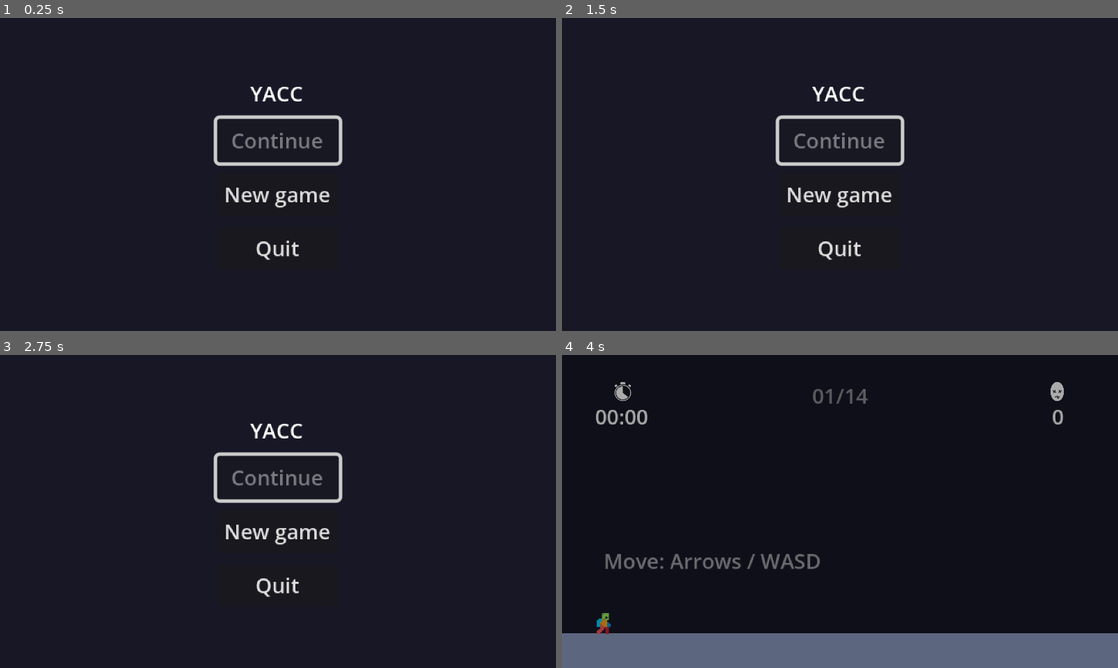
Above: before the commit, frames 1-4 (two rows, left to right).
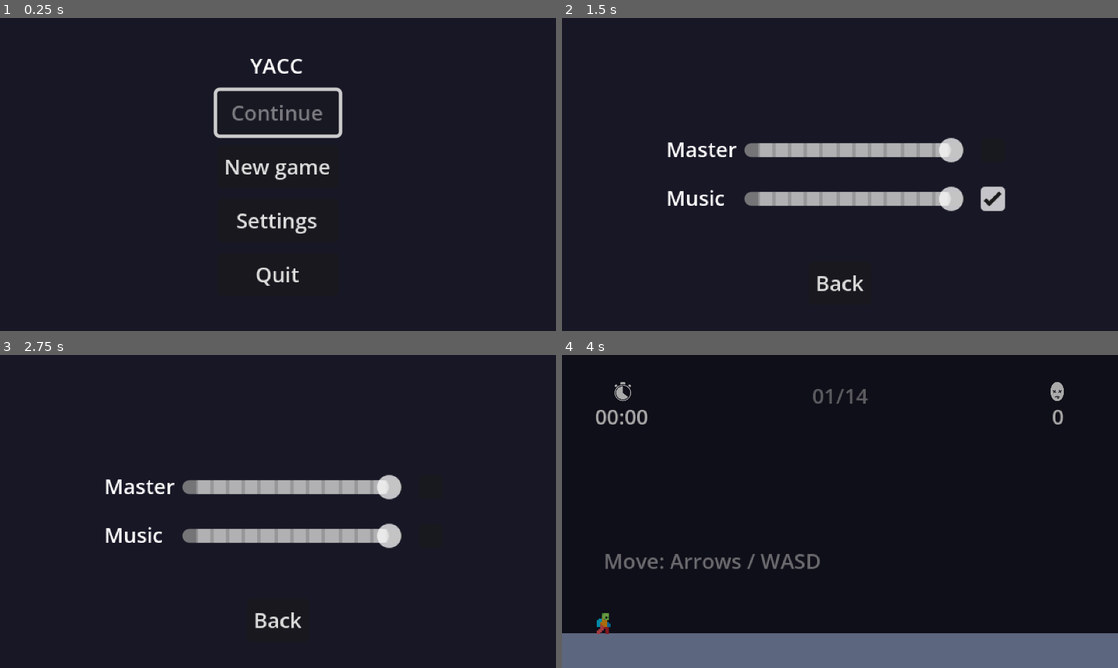
Above: after the commit, the same moments.

Repository: marquesch/yacc
Game: Godot game, scene res://main/main.tscn
The game is run twice, just before and just after one commit, with the same random seed, the same clock (stepped at 60 frames per second) and the same inputs.
Inputs (mouse positions are in pixels of both pictures, inside the frame that each line leads up to):
- Up to frame 1 (0.25 s): no input
- Up to frame 2 (1.5 s): click (840, 221) at 0.5 s, where only the run after the commit has a clickable "Settings"; click (995, 149) at 1.27 s
- Up to frame 3 (2.75 s): click (433, 536) at 2.02 s
- Up to frame 4 (4 s): click (840, 621) at 2.75 s, where only the run after the commit has a clickable "Back"; click "New game" at 3.5 s

The runs differ from the first frame. In frame 1, 3.7% of the frame differs, in the area x 38-62%, y 13-86%; in frame 2, 6.0%, in the area x 19-80%, y 22-88%; in frame 3, 5.7%; in frame 4, nothing differs.

Commit message:
feat(menu): adding settings menu

Diff:
--- a/autoloads/music_player.tscn
+++ b/autoloads/music_player.tscn
@@ -17,3 +17,4 @@
 process_mode = 3
 stream = SubResource("AudioStreamPlaylist_uo5s5")
 autoplay = true
+bus = &"Music"
--- /dev/null
+++ b/default_bus_layout.tres
@@ -0,0 +1,9 @@
+[gd_resource type="AudioBusLayout" format=3 uid="uid://ca20tm1sfgx40"]
+
+[resource]
+bus/1/name = &"Music"
+bus/1/solo = false
+bus/1/mute = false
+bus/1/bypass_fx = false
+bus/1/volume_db = 0.0
+bus/1/send = &"Master"
--- a/project.godot
+++ b/project.godot
@@ -13,6 +13,10 @@
 config/name="YACC"
 run/main_scene="uid://b30xgstreb6ni"
 config/features=PackedStringArray("4.7", "GL Compatibility")
+
+[audio]
+
+buses/default_bus_layout="uid://ca20tm1sfgx40"
 
 [autoload]
 
@@ -111,5 +115,5 @@
 
 textures/canvas_textures/default_texture_filter=0
 renderer/rendering_method="gl_compatibility"
+textures/vram_compression/import_etc2_astc=true
 environment/defaults/default_clear_color=Color(0.09, 0.09, 0.15, 1)
-textures/vram_compression/import_etc2_astc=true
--- a/ui/main_menu/main_menu.gd
+++ b/ui/main_menu/main_menu.gd
@@ -9,8 +9,10 @@
 
 @onready var _main_box: Control = $MainBox
 @onready var _confirm_box: Control = $ConfirmBox
+@onready var _settings_menu: Control = $SettingsMenu
 @onready var _continue_button: Button = $MainBox/VBox/ContinueButton
 @onready var _new_game_button: Button = $MainBox/VBox/NewGameButton
+@onready var _settings_button: Button = $MainBox/VBox/SettingsButton
 @onready var _quit_button: Button = $MainBox/VBox/QuitButton
 @onready var _yes_button: Button = $ConfirmBox/VBox/Buttons/YesButton
 @onready var _no_button: Button = $ConfirmBox/VBox/Buttons/NoButton
@@ -19,9 +21,11 @@
 func _ready() -> void:
 	_new_game_button.pressed.connect(new_game_requested.emit)
 	_continue_button.pressed.connect(continue_requested.emit)
+	_settings_button.pressed.connect(_show_settings_menu)
 	_quit_button.pressed.connect(quit_requested.emit)
 	_yes_button.pressed.connect(overwrite_save_confirmed.emit)
 	_no_button.pressed.connect(_show_main)
+	_settings_menu.back_button_pressed.connect(_show_main)
 	_show_main()
 
 
@@ -31,6 +35,7 @@
 
 func show_overwrite_save_confirmation() -> void:
 	_main_box.hide()
+	_settings_menu.hide()
 	_confirm_box.show()
 	_no_button.grab_focus()
 
@@ -43,8 +48,15 @@
 
 func _show_main() -> void:
 	_confirm_box.hide()
+	_settings_menu.hide()
 	_main_box.show()
 	if _continue_button.disabled:
 		_new_game_button.grab_focus()
 	else:
 		_continue_button.grab_focus()
+
+
+func _show_settings_menu() -> void:
+	_main_box.hide()
+	_confirm_box.hide()
+	_settings_menu.show_with_focus()
--- a/ui/main_menu/main_menu.tscn
+++ b/ui/main_menu/main_menu.tscn
@@ -1,6 +1,7 @@
 [gd_scene format=3 uid="uid://4pkc5cbrponm"]
 
 [ext_resource type="Script" uid="uid://blmqe8kgn5525" path="res://ui/main_menu/main_menu.gd" id="1_mu8pm"]
+[ext_resource type="PackedScene" uid="uid://kl62fp8vc2f5" path="res://ui/settings/settings_menu.tscn" id="2_mu8pm"]
 
 [node name="MainMenu" type="Control" unique_id=263141445]
 layout_mode = 3
@@ -37,6 +38,10 @@
 layout_mode = 2
 text = "New game"
 
+[node name="SettingsButton" type="Button" parent="MainBox/VBox" unique_id=1995625834]
+layout_mode = 2
+text = "Settings"
+
 [node name="QuitButton" type="Button" parent="MainBox/VBox" unique_id=788323248]
 layout_mode = 2
 text = "Quit"
@@ -72,3 +77,7 @@
 [node name="NoButton" type="Button" parent="ConfirmBox/VBox/Buttons" unique_id=2024672109]
 layout_mode = 2
 text = "No"
+
+[node name="SettingsMenu" parent="." unique_id=1339279211 instance=ExtResource("2_mu8pm")]
+visible = false
+layout_mode = 1
--- /dev/null
+++ b/ui/settings/settings_menu.gd
@@ -0,0 +1,45 @@
+class_name SettingsMenu
+extends Control
+
+signal back_button_pressed
+
+@onready var _master_slider: HSlider = %MasterBusSlider
+@onready var _master_enable_check_box: CheckBox = %MasterBusActiveBox
+@onready var _master_bus_idx: int = AudioServer.get_bus_index("Master")
+@onready var _music_slider: HSlider = %MusicBusSlider
+@onready var _music_enable_check_box: CheckBox = %MusicBusActiveBox
+@onready var _music_bus_idx: int = AudioServer.get_bus_index("Music")
+@onready var _back_button: Button = $BackButton
+
+
+func _ready() -> void:
+	_master_slider.value = AudioServer.get_bus_volume_linear(_master_bus_idx)
+	_master_slider.value_changed.connect(_on_master_slider_value_changed)
+	_master_enable_check_box.button_pressed = not AudioServer.is_bus_mute(_master_bus_idx)
+	_master_enable_check_box.toggled.connect(_on_master_enable_check_box_pressed)
+	_music_slider.value = AudioServer.get_bus_volume_linear(_music_bus_idx)
+	_music_slider.value_changed.connect(_on_music_slider_value_changed)
+	_music_enable_check_box.button_pressed = not AudioServer.is_bus_mute(_music_bus_idx)
+	_music_enable_check_box.toggled.connect(_on_music_enable_check_box_pressed)
+	_back_button.pressed.connect(back_button_pressed.emit)
+
+
+func _on_master_slider_value_changed(value: float) -> void:
+	AudioServer.set_bus_volume_linear(_master_bus_idx, value)
+
+
+func _on_master_enable_check_box_pressed(on: bool) -> void:
+	AudioServer.set_bus_mute(_master_bus_idx, not on)
+
+
+func _on_music_slider_value_changed(value: float) -> void:
+	AudioServer.set_bus_volume_linear(_music_bus_idx, value)
+
+
+func _on_music_enable_check_box_pressed(on: bool) -> void:
+	AudioServer.set_bus_mute(_music_bus_idx, not on)
+
+
+func show_with_focus():
+	_back_button.grab_focus()
+	show()
--- /dev/null
+++ b/ui/settings/settings_menu.tscn
@@ -0,0 +1,85 @@
+[gd_scene format=3 uid="uid://kl62fp8vc2f5"]
+
+[ext_resource type="Script" uid="uid://uk2ox4u4bdhy" path="res://ui/settings/settings_menu.gd" id="1_jwxja"]
+
+[node name="SettingsMenu" type="Control" unique_id=2124457304]
+layout_mode = 3
+anchors_preset = 15
+anchor_right = 1.0
+anchor_bottom = 1.0
+grow_horizontal = 2
+grow_vertical = 2
+script = ExtResource("1_jwxja")
+metadata/_edit_group_ = true
+
+[node name="CenterContainer" type="CenterContainer" parent="." unique_id=2009007261]
+layout_mode = 1
+anchors_preset = 15
+anchor_right = 1.0
+anchor_bottom = 1.0
+grow_horizontal = 2
+grow_vertical = 2
+
+[node name="VBox" type="VBoxContainer" parent="CenterContainer" unique_id=1451482497]
+custom_minimum_size = Vector2(200, 0)
+layout_mode = 2
+alignment = 1
+
+[node name="MasterBusRow" type="HBoxContainer" parent="CenterContainer/VBox" unique_id=1944295498]
+layout_mode = 2
+alignment = 1
+
+[node name="MasterBusLabel" type="Label" parent="CenterContainer/VBox/MasterBusRow" unique_id=1947609527]
+layout_mode = 2
+text = "Master"
+
+[node name="MasterBusSlider" type="HSlider" parent="CenterContainer/VBox/MasterBusRow" unique_id=1240889585]
+unique_name_in_owner = true
+layout_mode = 2
+size_flags_horizontal = 3
+size_flags_vertical = 4
+max_value = 1.0
+step = 0.1
+tick_count = 100
+ticks_position = 3
+
+[node name="MasterBusActiveBox" type="CheckBox" parent="CenterContainer/VBox/MasterBusRow" unique_id=2095414220]
+unique_name_in_owner = true
+layout_mode = 2
+
+[node name="MusicBusRow" type="HBoxContainer" parent="CenterContainer/VBox" unique_id=146263354]
+layout_mode = 2
+alignment = 1
+
+[node name="MusicBusLabel" type="Label" parent="CenterContainer/VBox/MusicBusRow" unique_id=929075082]
+layout_mode = 2
+text = "Music  "
+
+[node name="MusicBusSlider" type="HSlider" parent="CenterContainer/VBox/MusicBusRow" unique_id=685747229]
+unique_name_in_owner = true
+layout_mode = 2
+size_flags_horizontal = 3
+size_flags_vertical = 4
+max_value = 1.0
+step = 0.1
+tick_count = 100
+ticks_position = 3
+
+[node name="MusicBusActiveBox" type="CheckBox" parent="CenterContainer/VBox/MusicBusRow" unique_id=348131099]
+unique_name_in_owner = true
+layout_mode = 2
+
+[node name="BackButton" type="Button" parent="." unique_id=1593137108]
+layout_mode = 1
+anchors_preset = 7
+anchor_left = 0.5
+anchor_top = 1.0
+anchor_right = 0.5
+anchor_bottom = 1.0
+offset_left = -18.0
+offset_top = -40.0
+offset_right = 18.0
+offset_bottom = -15.0
+grow_horizontal = 2
+grow_vertical = 0
+text = "Back"
Not shown, added: ui/settings/settings_menu.gd.uid
